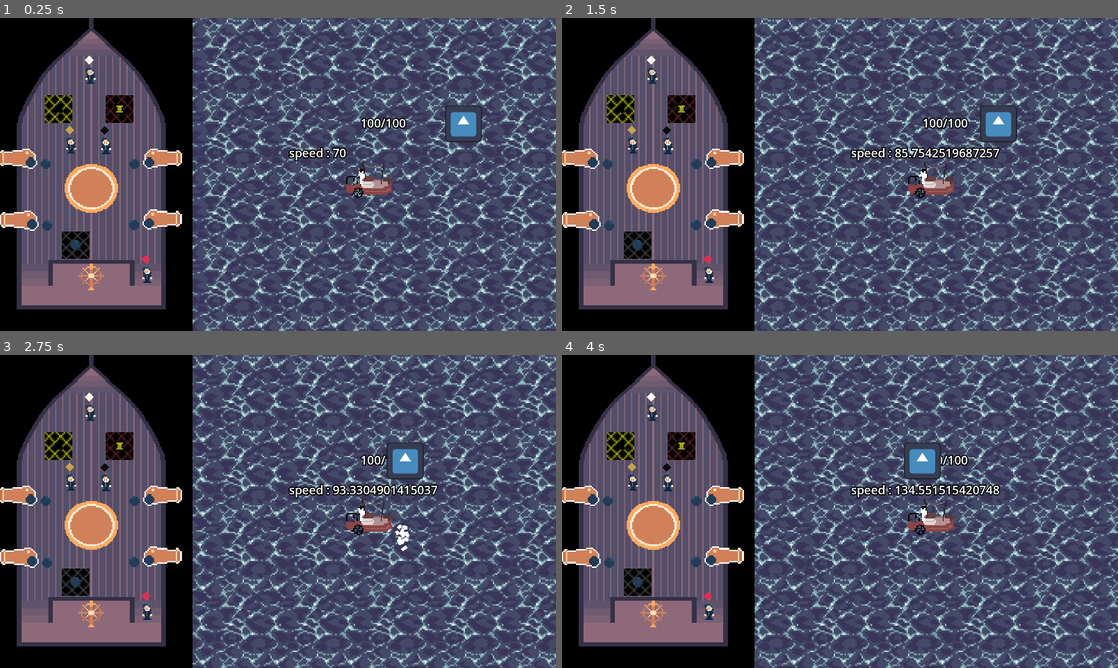
Above: before the commit, frames 1-4 (two rows, left to right).
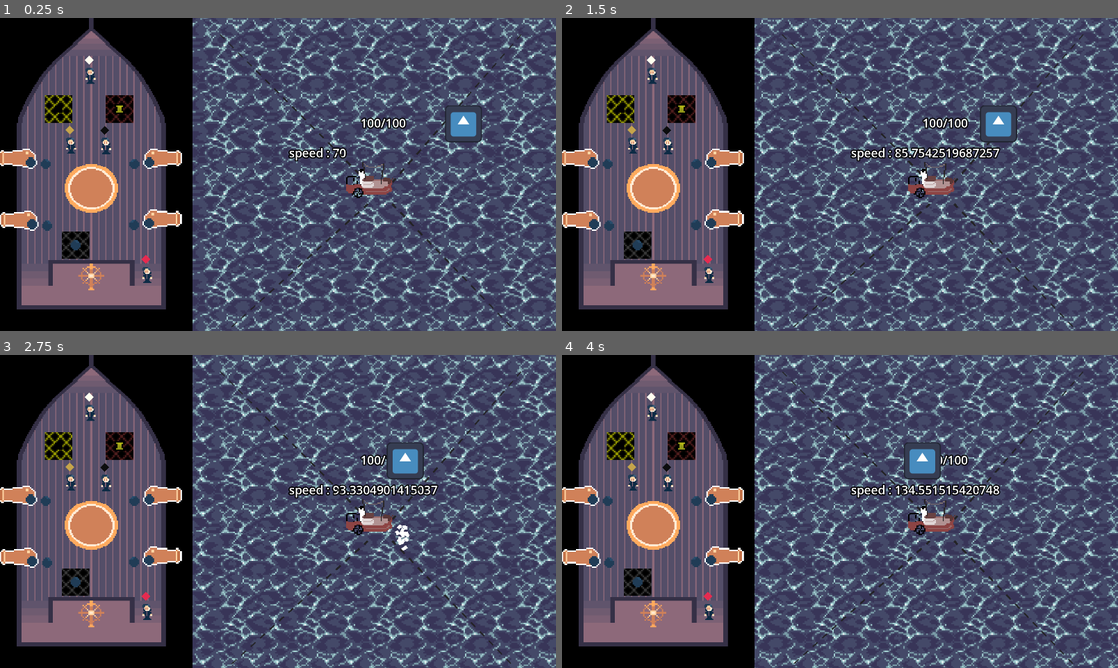
Above: after the commit, the same moments.

Repository: Maxenceoresteleandre/Jam-PSU-2024
Game: Godot game, scene res://scenes/world.tscn
Two runs of this game, one before a commit and one after it. Both use one fixed random seed, a clock stepped at 60 frames per second and the inputs below. The engine's default icon, where the game draws it, is replaced by a stand-in: a white triangle on a blue panel in a dark square.
Inputs:
- Up to frame 1 (0.25 s): no input
- Up to frame 2 (1.5 s): hold Up (ui_up) 0.53-1.28 s; hold Down (ui_down) from 1.28 s (still down)
- Up to frame 3 (2.75 s): release Down (ui_down) at 2.03 s; hold Up (ui_up) from 2.03 s (still down)
- Up to frame 4 (4 s): release Up (ui_up) at 3.53 s; hold Down (ui_down) from 3.53 s (still down)

The runs differ from the first frame. In frame 1, 0.3% of the frame differs, in the area x 39-94%, y 5-99%; in frame 2, 0.3%; in frame 3, 0.3%; in frame 4, 0.3%.

Commit message:
allo allo

Diff:
--- a/jampsu2024/scenes/characters/SmallBoat.tscn
+++ b/jampsu2024/scenes/characters/SmallBoat.tscn
@@ -27,8 +27,8 @@
 
 [sub_resource type="ShaderMaterial" id="ShaderMaterial_tyug3"]
 shader = ExtResource("3_cfkk8")
-shader_parameter/frequency = 8.0
-shader_parameter/amplitude = 1000.0
+shader_parameter/frequency = 1.0
+shader_parameter/amplitude = 500.0
 shader_parameter/speed = 10.0
 shader_parameter/direction = -1.0
 shader_parameter/color1 = Color(1, 1, 1, 0)
@@ -83,38 +83,41 @@
 label_settings = SubResource("LabelSettings_hw1wk")
 
 [node name="CanonLine1" type="Line2D" parent="."]
-visible = false
 material = SubResource("ShaderMaterial_tyug3")
-width = 15.0
+points = PackedVector2Array(0, 0, 0, -500)
+width = 7.0
 width_curve = SubResource("Curve_yhod1")
 default_color = Color(0.303233, 0.303233, 0.303233, 0.85098)
 texture_mode = 1
 joint_mode = 1
 
 [node name="CanonLine2" type="Line2D" parent="."]
-visible = false
 material = SubResource("ShaderMaterial_tyug3")
-width = 15.0
+position = Vector2(40, 0)
+points = PackedVector2Array(0, 0, 0, -500)
+width = 7.0
 width_curve = SubResource("Curve_yhod1")
 default_color = Color(0.303233, 0.303233, 0.303233, 0.85098)
 texture_mode = 1
 joint_mode = 1
 
 [node name="CanonLine3" type="Line2D" parent="."]
-visible = false
 z_index = 2
 material = SubResource("ShaderMaterial_tyug3")
-width = 15.0
+position = Vector2(40, 45)
+points = PackedVector2Array(0, 0, 0, 500)
+width = 7.0
 width_curve = SubResource("Curve_yhod1")
 default_color = Color(0.303233, 0.303233, 0.303233, 0.85098)
 texture_mode = 1
 joint_mode = 1
 
 [node name="CanonLine4" type="Line2D" parent="."]
-visible = false
 z_index = 2
 material = SubResource("ShaderMaterial_tyug3")
-width = 15.0
+position = Vector2(0, 45)
+points = PackedVector2Array(0, 0, 0, 500)
+width = 7.0
 width_curve = SubResource("Curve_yhod1")
 default_color = Color(0.303233, 0.303233, 0.303233, 0.85098)
 texture_mode = 1
--- a/jampsu2024/script/cannon.gd
+++ b/jampsu2024/script/cannon.gd
@@ -38,8 +38,8 @@
 	pass
 
 func connect_to_player(player : PlayerCharacter):
-	super.connect_to_player(player)
 	GlobalVariables.small_boat.set_line_visibility(array_num, true)
+	return super.connect_to_player(player)
 
 func cancel():
 	super.cancel()
--- a/jampsu2024/script/small_boat.gd
+++ b/jampsu2024/script/small_boat.gd
@@ -99,11 +99,11 @@
 	t.tween_property(self, "speed", value, 2.0)
 
 func set_line_direction(index: int, direction: Vector2):
-	var start_position = position
+	var start_position = Vector2.ZERO
 	start_position += cannons_offsets[index]
 	var end_position = direction * line_length
-	lines[index].add_point(start_position)
-	lines[index].add_point(end_position)
+	lines[index].points[0] = start_position
+	lines[index].points[1] = end_position.rotated($Icon.rotation)
 
 func set_line_visibility(index : int, new_visibility : bool):
 	lines[index].visible = new_visibility
